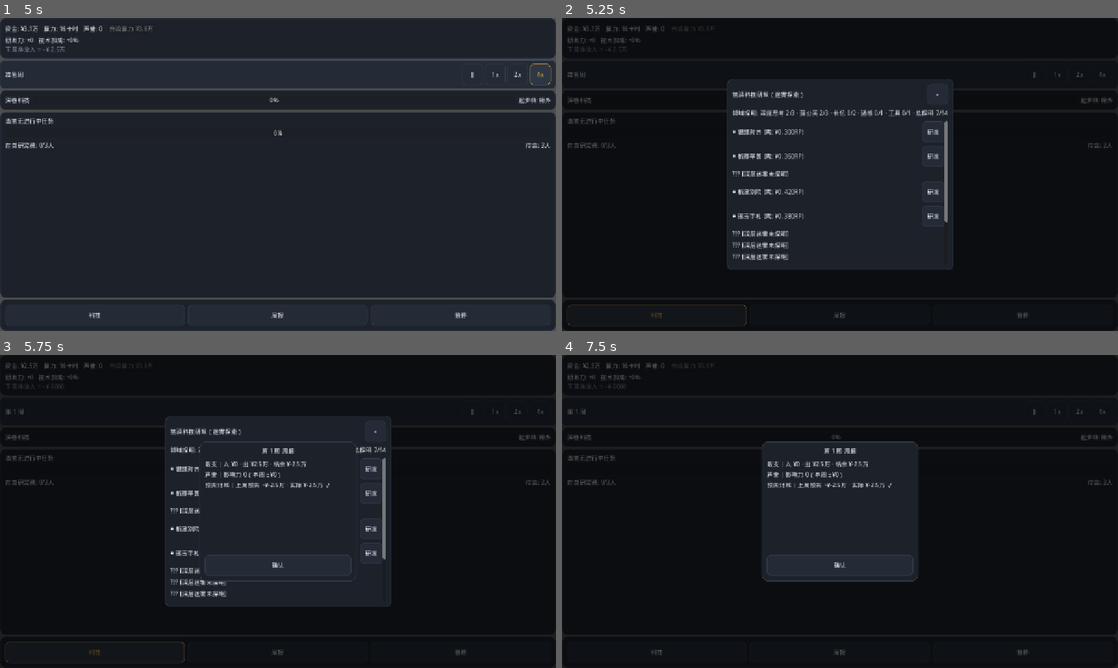
Above: before the commit, frames 1-4 (two rows, left to right).
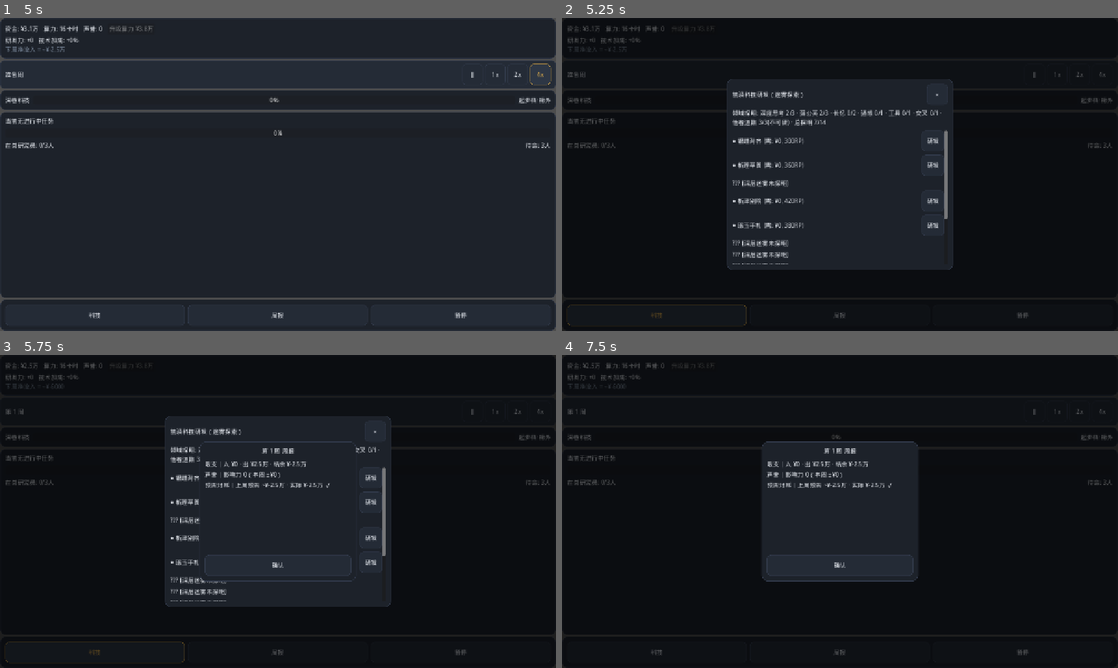
Above: after the commit, the same moments.

Repository: wingsky-1/big-ai-era
Game: Godot game, scene res://src/ui/main/main.tscn
The game is run twice, just before and just after one commit, with the same random seed, the same clock (stepped at 60 frames per second) and the same inputs.
Inputs:
- Up to frame 1 (5 s): click "开始经营" at 0.5 s; click "升级算力 ¥1.9万" at 1.25 s; click "‖" at 2 s; click "1x" at 2.75 s; click "2x" at 3.5 s; click "4x" at 4.25 s
- Up to frame 2 (5.25 s): click "科技" at 5 s
- Up to frame 3 (5.75 s): no input
- Up to frame 4 (7.5 s): click "周报" at 5.75 s; click "暂停" at 6.5 s; click "✕" at 7.25 s

Frame 1 is identical in both runs. In frame 2, 2.5% of the frame differs, in the area x 30-71%, y 19-81%; in frame 3, 1.5%; in frame 4, less than 0.1%.

Commit message:
feat(balance): 科技树口径收口 + 域计数修复（#81）
- 分母单点真源：TechFog.get_domain_totals()（= 实表节点数，与 get_domain_counts
  同源 _nodes_data）；GameWorld.get_domain_progress 的逐域分母改取该源，不再自行统计。
- 域计数 UI 真实化：tech_tree_dialog 汇总行改显全部 7 域（含 crossover/elsewhere），
  非可研域（elsewhere）行注明「不可研」（DR-031/D3 选项 b，分母不改成 11）；
  节点列表的 elsewhere 行显示 ??? 占位并注明不可研；汇总标签开 autowrap（7 域文本变长）。
- L2 数据面补 researchable（domain_flags.researchable）与逐行 domain，L3 不再自判域；
  GameWorld 私有域标志读取收敛为 _domain_flag(domain, flag, default) 单一出口。
- ui_display.json 新增 domain_summary.unresearchable_note（文案外置，L3 零硬编码）。
- 新增 4 个 [T] 用例：test_domain_count_denominator_consistency（GDD §8.1/实表/
  TechFog/L2/UI 五处分母一致）、test_domain_counts_render_real_values（真值随翻雾
  变化，防 X2 恒 0 回归）、test_tech_panel_asserts_correct_domain_keys（域名键与
  domain_enum 一一对应，旧错误域名零命中）、test_each_domain_has_reachable_node
  （P50 供给带上界内 6 可研域各 ≥1 节点可点亮 + TechFog 行为交叉验证）。
- ADR-0014 谓词单点真源（已落/待落分列，②–⑤ 实现归 v0.2 #35，本单不改可研判定语义）。
- GDD §8.1/§8.2 口径行同步（TOTAL_NODES 数据化已落、UI 分母与 elsewhere 注明口径）。

验证：bash scripts/verify.sh 全绿（42 scripts / 228 tests / 12824 asserts / 47.37s）。

Refs #81

Diff:
--- a/src/data/ui_display.json
+++ b/src/data/ui_display.json
@@ -76,6 +76,8 @@
 		"label": "领域探明",
 		"label_separator": ": ",
 		"total_label": "总探明",
-		"separator": " · "
+		"separator": " · ",
+		"unresearchable_note": "不可研",
+		"_comment_unresearchable_note": "DR-031/D3 分母口径 (b)：逐域显示 n/该域实表节点数，非可研域（elsewhere）标注此注记，不把分母改成 11。"
 	}
 }
--- a/src/entities/game_world.gd
+++ b/src/entities/game_world.gd
@@ -259,13 +259,10 @@
 
 
 ## 域进度只读视图（{lit,total} 按域；ADR-0016 决策②：L3 禁读 L4 表）。
+## 分母真源单点 = TechFog.get_domain_totals()（实表节点数），此处不得另行统计。
 func get_domain_progress() -> Dictionary:
 	var counts: Dictionary = tech_fog.get_domain_counts()
-	var nodes: Dictionary = _techs_cfg.get("nodes", {})
-	var totals: Dictionary = {}
-	for node_id: String in nodes:
-		var node_domain: String = str((nodes[node_id] as Dictionary).get("domain", ""))
-		totals[node_domain] = int(totals.get(node_domain, 0)) + 1
+	var totals: Dictionary = tech_fog.get_domain_totals()
 	var labels: Dictionary = _ui_display.get("domain_labels", {})
 	var summary_cfg: Dictionary = _ui_display.get("domain_summary", {})
 	var domains: Array[Dictionary] = []
@@ -282,7 +279,8 @@
 					"label": str(labels.get(domain, domain)),
 					"lit": lit,
 					"total": int(totals.get(domain, 0)),
-					"mainline": _is_mainline_domain(domain),
+					"mainline": _domain_flag(domain, "counts_mainline", true),
+					"researchable": _domain_flag(domain, "researchable", true),
 				}
 			)
 		)
@@ -296,6 +294,7 @@
 			"label_separator": str(summary_cfg.get("label_separator", "")),
 			"total_label": str(summary_cfg.get("total_label", "")),
 			"separator": str(summary_cfg.get("separator", "")),
+			"unresearchable_note": str(summary_cfg.get("unresearchable_note", "")),
 		},
 	}
 
@@ -315,6 +314,7 @@
 					"cost": int(node.get("cost", 0)),
 					"rp_cost": int(node.get("rp_cost", 0)),
 					"parents": node.get("parents", []),
+					"domain": str(node.get("domain", "")),
 					"state": tech_fog.get_state(tech_id),
 				}
 			)
@@ -401,13 +401,13 @@
 	return int(wage_variant) * staff.size()
 
 
-## 域是否计入主线（techs.json domain_flags.counts_mainline；未标注域默认计入）。
-func _is_mainline_domain(domain: String) -> bool:
+## 域标志（techs.json domain_flags.<flag>；未标注域取 default_value）。
+func _domain_flag(domain: String, flag: String, default_value: bool) -> bool:
 	var flags: Dictionary = _techs_cfg.get("domain_flags", {})
 	var row: Variant = flags.get(domain)
 	if row is Dictionary:
-		return bool((row as Dictionary).get("counts_mainline", false))
-	return true
+		return bool((row as Dictionary).get(flag, default_value))
+	return default_value
 
 
 ## 分数文本（精度取 benchmarks.json score_precision；缺失退化为原值文本）。
--- a/src/entities/tech_fog.gd
+++ b/src/entities/tech_fog.gd
@@ -246,6 +246,16 @@
 	return counts
 
 
+## 各域节点总数（分母真源 = 实表节点数，与 get_domain_counts 同源 `_nodes_data`）：
+## DR-031/D3 分母口径 (b)——UI 逐域分母与总分母均由此取值，禁止调用方自行统计。
+func get_domain_totals() -> Dictionary:
+	var totals: Dictionary = {}
+	for node_id: String in _nodes_data:
+		var domain: String = str(_nodes_data[node_id].get("domain", ""))
+		totals[domain] = int(totals.get(domain, 0)) + 1
+	return totals
+
+
 func get_crossover_progress() -> int:
 	return _crossover_progress
 
--- a/src/ui/modals/tech_tree_dialog.gd
+++ b/src/ui/modals/tech_tree_dialog.gd
@@ -23,6 +23,7 @@
 
 func _ready() -> void:
 	ModalSizing.apply(self)
+	domain_summary_label.autowrap_mode = TextServer.AUTOWRAP_WORD_SMART
 	close_btn.pressed.connect(func() -> void: closed.emit())
 	_render()
 
@@ -31,14 +32,27 @@
 	if _world == null:
 		return
 
-	domain_summary_label.text = _build_domain_summary()
+	# 域口径一律经 L2 数据面（ADR-0016 决策②：L3 禁读 L4 数据表）：
+	# progress.domains 同时供汇总行与列表行的"域显示名 + 是否可研"使用。
+	var progress: Dictionary = _world.get_domain_progress()
+	var summary: Dictionary = progress.get("summary", {})
+	var unresearchable_note: String = str(summary.get("unresearchable_note", ""))
+	var domain_meta: Dictionary = {}
+	for domain_variant: Variant in progress.get("domains", []):
+		var domain: Dictionary = domain_variant
+		domain_meta[str(domain.get("id", ""))] = domain
+
+	domain_summary_label.text = _build_domain_summary(progress, unresearchable_note)
 
 	for child in tech_list_vbox.get_children():
 		child.queue_free()
 
-	# 节点元数据与状态一律来自 L2 数据面（ADR-0016 决策②：L3 禁读 L4 数据表）
+	# 节点元数据与状态一律来自 L2 数据面
 	for node_info: Dictionary in _world.get_tech_list_view():
 		var state: String = str(node_info.get("state", TechFog.STATE_HIDDEN))
+		var domain_row: Dictionary = domain_meta.get(str(node_info.get("domain", "")), {})
+		var domain_label: String = str(domain_row.get("label", ""))
+		var researchable: bool = bool(domain_row.get("researchable", true))
 		var item_hbox := HBoxContainer.new()
 		item_hbox.add_theme_constant_override("separation", 10)  # num-ok: 布局间距（表现层）
 
@@ -77,7 +91,14 @@
 				item_hbox.add_child(name_label)
 
 			TechFog.STATE_RUMORED:
-				name_label.text = "? [传闻] " + str(node_info.get("name", ""))
+				if researchable:
+					name_label.text = "? [传闻] " + str(node_info.get("name", ""))
+				else:
+					# 他者道路：显示占位行但注明不可研（DR-031/D3 分母口径 b）
+					name_label.text = (
+						"??? [%s·%s] %s"
+						% [domain_label, unresearchable_note, str(node_info.get("name", ""))]
+					)
 				item_hbox.add_child(name_label)
 
 			_:  # STATE_HIDDEN
@@ -87,31 +108,22 @@
 		tech_list_vbox.add_child(item_hbox)
 
 
-## 域进度行（真值来自 L2 get_domain_progress：逐域 {lit,total} 由技术数据表统计，
-## 不再硬编码域 id 与分母——旧实现显示 architecture/algorithm/infrastructure 三域，
-## 与数据表的 domain_enum 完全不符，属"显示错误值"缺陷）。
-func _build_domain_summary() -> String:
-	var progress: Dictionary = _world.get_domain_progress()
+## 域进度行（真值来自 L2 get_domain_progress：逐域 {lit,total} 与域名由 L2 提供，
+## 分母 = 该域实表节点数，非可研域（elsewhere）标注不可研——旧实现显示
+## architecture/algorithm/infrastructure 三域且分母硬编码 4/5/5，属"显示错误值"缺陷）。
+func _build_domain_summary(progress: Dictionary, unresearchable_note: String) -> String:
 	var summary: Dictionary = progress.get("summary", {})
 	var separator: String = str(summary.get("separator", ""))
 	var parts: Array[String] = []
 	for domain_variant: Variant in progress.get("domains", []):
 		var domain: Dictionary = domain_variant
-		if not bool(domain.get("mainline", false)):
-			continue
-		(
-			parts
-			. append(
-				(
-					"%s %d/%d"
-					% [
-						str(domain.get("label", "")),
-						int(domain.get("lit", 0)),
-						int(domain.get("total", 0)),
-					]
-				)
-			)
+		var row: String = (
+			"%s %d/%d"
+			% [str(domain.get("label", "")), int(domain.get("lit", 0)), int(domain.get("total", 0))]
 		)
+		if not bool(domain.get("researchable", true)):
+			row += "(%s)" % unresearchable_note
+		parts.append(row)
 	var text: String = (
 		str(summary.get("label", ""))
 		+ str(summary.get("label_separator", ""))
--- a/src/ui/modals/tech_tree_dialog.tscn
+++ b/src/ui/modals/tech_tree_dialog.tscn
@@ -41,7 +41,7 @@
 [node name="DomainSummaryLabel" type="Label" parent="MainVBox"]
 unique_name_in_owner = true
 layout_mode = 2
-text = "领域统计: 模型架构 (0/4) | 算法演进 (0/5) | 工程基建 (0/5)"
+text = "领域探明"
 
 [node name="ScrollContainer" type="ScrollContainer" parent="MainVBox"]
 layout_mode = 2
--- a/tests/integration/test_tech_and_staff_panels.gd
+++ b/tests/integration/test_tech_and_staff_panels.gd
@@ -8,6 +8,16 @@
 const MAIN_SCENE: PackedScene = preload("res://src/ui/main/main.tscn")
 const TECH_TREE_SCENE: PackedScene = preload("res://src/ui/modals/tech_tree_dialog.tscn")
 const STAFF_ROSTER_SCENE: PackedScene = preload("res://src/ui/modals/staff_roster_dialog.tscn")
+const TECHS_PATH: String = "res://src/data/techs.json"
+const UI_DISPLAY_PATH: String = "res://src/data/ui_display.json"
+const GDD_PATH: String = "res://docs/gdd/gdd.md"
+
+
+func _open_tech_tree(world: GameWorld) -> TechTreeDialog:
+	var dialog: TechTreeDialog = TECH_TREE_SCENE.instantiate()
+	add_child_autofree(dialog)
+	dialog.setup(world)
+	return dialog
 
 
 func test_tech_tree_dialog_c_plan_features() -> void:
@@ -48,6 +58,205 @@
 	assert_true(has_researchable_item, "开局可研节点应以 '●' 标注并挂载研发按钮")
 
 
+func test_domain_count_denominator_consistency() -> void:
+	# [T] #81 验收点 1：域计数分母三处口径一致（GDD §8.1 表 / 实表 techs.json / UI 汇总行）。
+	var techs: Dictionary = DataLoader.load_json(TECHS_PATH)
+	var nodes: Dictionary = techs.get("nodes", {})
+	var domain_enum: Array = techs.get("domain_enum", [])
+	var total_key: int = int(techs.get("total_nodes", -1))
+	assert_eq(total_key, nodes.size(), "实表：total_nodes 数据键 = 实表节点数")
+	assert_eq(total_key, 14, "实表：MVP 14 节点（DR-031/D3：11 可研 + 3 elsewhere）")
+
+	# 逐域分母 = 该域实表节点数；Σ 逐域分母 = total_nodes（无域外节点、无双真源）。
+	var totals: Dictionary = {}
+	var researchable_count: int = 0
+	var sum_rp_cost: int = 0
+	for node_id: String in nodes:
+		var domain: String = str(nodes[node_id].get("domain", ""))
+		totals[domain] = int(totals.get(domain, 0)) + 1
+		if _domain_researchable(techs, domain):
+			researchable_count += 1
+			sum_rp_cost += int(nodes[node_id].get("rp_cost", 0))
+	var total_sum: int = 0
+	for domain_variant: Variant in domain_enum:
+		var domain: String = str(domain_variant)
+		assert_true(totals.has(domain), "域 %s 必须在实表中有节点" % domain)
+		total_sum += int(totals.get(domain, 0))
+	assert_eq(total_sum, total_key, "Σ 逐域分母 = total_nodes")
+
+	# GDD §8.1 口径行 ↔ 实表：14 = 11 可研 + 3 elsewhere、Σrp_cost 14210、分母口径 n/14。
+	var gdd_section: String = _gdd_section("### 8.1", "### 8.2")
+	assert_false(gdd_section.is_empty(), "GDD 应含 §8.1 全表")
+	assert_string_contains(gdd_section, "14 节点", "GDD §8.1 标题应锚 14 节点口径")
+	assert_string_contains(gdd_section, "11 可研", "GDD §8.1 应写 11 可研")
+	assert_string_contains(gdd_section, "3 elsewhere", "GDD §8.1 应写 3 elsewhere")
+	assert_string_contains(gdd_section, "n/14", "GDD §8.1 应写分母口径 n/14（选项 b）")
+	assert_eq(researchable_count, 11, "实表可研节点 = 11（与 GDD §8.1 一致）")
+	assert_eq(sum_rp_cost, 14210, "Σrp_cost 维持 14210（DR-031/A2 撤销调表）")
+	assert_string_contains(gdd_section, str(sum_rp_cost), "GDD §8.1 应写实算 Σrp_cost=14210")
+	assert_eq(_gdd_table_row_count(gdd_section), domain_enum.size(), "GDD §8.1 域行数 = 域枚举数")
+	var labels: Dictionary = DataLoader.load_json(UI_DISPLAY_PATH).get("domain_labels", {})
+	assert_eq(labels.size(), domain_enum.size(), "UI 域显示名键数 = 域枚举数")
+
+	# L2 数据面：逐域分母与总分母均取自 TechFog 单点真源。
+	var world := GameWorld.new()
+	world.start_new_game()
+	var progress: Dictionary = world.get_domain_progress()
+	assert_eq(progress["domains"].size(), domain_enum.size(), "L2 域行数 = 域枚举数")
+	assert_eq(
+		int(progress["total_nodes"]), world.tech_fog.get_total_nodes(), "L2 总分母 = TechFog 数据键"
+	)
+	assert_eq(int(progress["total_nodes"]), total_key, "L2 总分母 = 实表 total_nodes")
+	var surface_sum: int = 0
+	for domain_variant: Variant in progress["domains"]:
+		var row: Dictionary = domain_variant
+		assert_eq(
+			int(row["total"]), int(totals.get(str(row["id"]), 0)), "L2 域 %s 分母 = 实表节点数" % row["id"]
+		)
+		surface_sum += int(row["total"])
+	assert_eq(surface_sum, total_key, "Σ L2 逐域分母 = 总分母")
+
+	# UI 汇总行：逐域 n/该域分母 + 总 n/14，与 L2 数据面逐字一致。
+	var dialog: TechTreeDialog = _open_tech_tree(world)
+	await get_tree().process_frame
+	await get_tree().process_frame
+	var summary_lbl: Label = dialog.get_node("%DomainSummaryLabel")
+	for domain_variant: Variant in progress["domains"]:
+		var row: Dictionary = domain_variant
+		assert_string_contains(
+			summary_lbl.text,
+			"%s %d/%d" % [row["label"], int(row["lit"]), int(row["total"])],
+			"UI 应显域 %s 的真实 n/分母" % row["id"]
+		)
+	assert_string_contains(summary_lbl.text, "/%d" % total_key, "UI 总分母 = 实表节点数 14")
+
+
+func test_domain_counts_render_real_values() -> void:
+	# [T] #81 验收点 2：域计数 UI 显真实数值，且随迷雾状态变化（防 X2"恒 0/4、0/5、0/5"回归）。
+	var world := GameWorld.new()
+	world.start_new_game()
+	var dialog: TechTreeDialog = _open_tech_tree(world)
+	await get_tree().process_frame
+	await get_tree().process_frame
+	var summary_lbl: Label = dialog.get_node("%DomainSummaryLabel")
+	var opening_text: String = summary_lbl.text
+
+	# 开局真值：4 开局可研节点 + 3 elsewhere 传闻 = 7 探明；分母逐域取实表节点数。
+	assert_string_contains(opening_text, "深度思考 2/3", "开局深度思考应为 2/3（实表 3 节点）")
+	assert_string_contains(opening_text, "蒲公英 2/3", "开局蒲公英应为 2/3（实表 3 节点）")
+	assert_string_contains(opening_text, "长忆 0/2", "开局长忆应为 0/2（实表 2 节点）")
+	assert_string_contains(opening_text, "通感 0/1", "开局通感应为 0/1（实表 1 节点）")
+	assert_string_contains(opening_text, "工具 0/1", "开局工具应为 0/1（实表 1 节点）")
+	assert_string_contains(opening_text, "交叉 0/1", "开局交叉应为 0/1（实表 1 节点）")
+	assert_string_contains(opening_text, "总探明 7/14", "开局总探明 7/14")
+	assert_false(opening_text.contains("0/4"), "不得再显旧硬编码分母 0/4")
+	assert_false(opening_text.contains("0/5"), "不得再显旧硬编码分母 0/5")
+
+	# 翻雾推进（P50 供给带内）后，逐域与总探明数值必须真实变化。
+	world.tech_fog.advance_with_context({"cum_influence": 600})
+	dialog.setup(world)
+	await get_tree().process_frame
+	await get_tree().process_frame
+	var revealed_text: String = summary_lbl.text
+	assert_ne(revealed_text, opening_text, "域计数文本必须随迷雾状态变化（防恒 0 回归）")
+	assert_string_contains(revealed_text, "深度思考 3/3", "翻雾后深度思考 3/3")
+	assert_string_contains(revealed_text, "蒲公英 3/3", "翻雾后蒲公英 3/3")
+	assert_string_contains(revealed_text, "长忆 2/2", "翻雾后长忆 2/2")
+	assert_string_contains(revealed_text, "通感 1/1", "翻雾后通感 1/1")
+	assert_string_contains(revealed_text, "工具 1/1", "翻雾后工具 1/1")
+	assert_string_contains(revealed_text, "交叉 1/1", "翻雾后交叉 1/1")
+	assert_string_contains(revealed_text, "总探明 14/14", "翻雾后总探明 14/14")
+
+	# UI 文本与 L2 数据面逐行一致（数值非 UI 自算）。
+	var progress: Dictionary = world.get_domain_progress()
+	for domain_variant: Variant in progress["domains"]:
+		var row: Dictionary = domain_variant
+		assert_string_contains(
+			revealed_text,
+			"%s %d/%d" % [row["label"], int(row["lit"]), int(row["total"])],
+			"UI 域 %s 数值必须与 L2 数据面一致" % row["id"]
+		)
+
+
+func test_tech_panel_asserts_correct_domain_keys() -> void:
+	# [T] #81 验收点 3：面板域名键必须与实表 domain_enum 一一对应（修 F4 假绿测试）。
+	var world := GameWorld.new()
+	world.start_new_game()
+	var dialog: TechTreeDialog = _open_tech_tree(world)
+	await get_tree().process_frame
+	await get_tree().process_frame
+	var summary_lbl: Label = dialog.get_node("%DomainSummaryLabel")
+
+	var techs: Dictionary = DataLoader.load_json(TECHS_PATH)
+	var labels: Dictionary = DataLoader.load_json(UI_DISPLAY_PATH).get("domain_labels", {})
+	for domain_variant: Variant in techs.get("domain_enum", []):
+		var domain: String = str(domain_variant)
+		var label: String = str(labels.get(domain, domain))
+		assert_string_contains(summary_lbl.text, label, "UI 应显实表域 %s 的显示名 %s" % [domain, label])
+
+	# 旧实现断言的三个错误域名在 techs.json 中不存在，UI 与测试都不得再出现。
+	for bogus: String in ["模型架构", "算法演进", "工程基建", "architecture", "algorithm", "infrastructure"]:
+		assert_false(summary_lbl.text.contains(bogus), "UI 不得再显不存在域名 %s" % bogus)
+
+	# elsewhere：显示但注明不可研（分母口径 b，不把分母改成 11）。
+	var progress: Dictionary = world.get_domain_progress()
+	var elsewhere_row: Dictionary = {}
+	for domain_variant: Variant in progress["domains"]:
+		if str(domain_variant["id"]) == "elsewhere":
+			elsewhere_row = domain_variant
+	assert_false(elsewhere_row.is_empty(), "L2 数据面必须含 elsewhere 行（显示但不可研）")
+	assert_false(bool(elsewhere_row["researchable"]), "elsewhere researchable 必须为 false")
+	assert_false(bool(elsewhere_row["mainline"]), "elsewhere 不计入主干")
+	assert_eq(int(elsewhere_row["total"]), 3, "elsewhere 分母 = 3（实表节点数）")
+	assert_string_contains(summary_lbl.text, "他者道路", "elsewhere 必须显示")
+	assert_string_contains(summary_lbl.text, "(不可研)", "elsewhere 必须注明不可研")
+
+	# 节点列表：3 个 elsewhere 节点各有一行 ??? 占位并注明不可研。
+	var list_vbox: VBoxContainer = dialog.get_node("%TechListVBox")
+	var unresearchable_rows: int = 0
+	for child in list_vbox.get_children():
+		var hbox := child as HBoxContainer
+		if hbox == null or hbox.get_child_count() == 0:
+			continue
+		var lbl := hbox.get_child(0) as Label
+		if lbl != null and lbl.text.contains("不可研"):
+			unresearchable_rows += 1
+	assert_eq(unresearchable_rows, 3, "elsewhere 3 节点应各有一行注明不可研")
+
+
+func _domain_researchable(techs: Dictionary, domain: String) -> bool:
+	var flags: Dictionary = techs.get("domain_flags", {})
+	var row: Variant = flags.get(domain)
+	if row is Dictionary:
+		return bool((row as Dictionary).get("researchable", true))
+	return true
+
+
+## 截取 GDD 指定小节文本（含起止标记之间内容）。
+func _gdd_section(start_marker: String, end_marker: String) -> String:
+	var text: String = FileAccess.get_file_as_string(GDD_PATH)
+	var start: int = text.find(start_marker)
+	if start < 0:
+		return ""
+	var end: int = text.find(end_marker, start)
+	if end < 0:
+		return text.substr(start)
+	return text.substr(start, end - start)
+
+
+## GDD 表格数据行数（去掉表头与分隔行）。
+func _gdd_table_row_count(section: String) -> int:
+	var count: int = 0
+	for line: String in section.split("\n"):
+		var trimmed: String = line.strip_edges()
+		if not trimmed.begins_with("|"):
+			continue
+		if trimmed.contains("---") or trimmed.begins_with("| 域"):
+			continue
+		count += 1
+	return count
+
+
 func test_staff_roster_dialog_slot_assignment_ui() -> void:
 	var world := GameWorld.new()
 	world.start_new_game()
--- a/tests/unit/test_tech_fog.gd
+++ b/tests/unit/test_tech_fog.gd
@@ -185,6 +185,22 @@
 	assert_eq(domain_counts.get("synesthesia", 0), 0)
 	assert_eq(domain_counts.get("crossover", 0), 0)
 
+	# 分母真源单点（#81）：get_domain_totals 与探明数同源 `_nodes_data`，
+	# Σ 逐域分母 = 节点总数数据键；逐域分母 = 该域实表节点数。
+	var domain_totals: Dictionary = _fog.get_domain_totals()
+	assert_eq(domain_totals.size(), 7, "分母真源应覆盖 7 个域")
+	var total_sum: int = 0
+	for domain: String in domain_totals:
+		total_sum += int(domain_totals[domain])
+	assert_eq(total_sum, _fog.get_total_nodes(), "Σ 逐域分母 = 节点总数（单点真源）")
+	assert_eq(int(domain_totals.get("deep_thought", 0)), 3)
+	assert_eq(int(domain_totals.get("dandelion", 0)), 3)
+	assert_eq(int(domain_totals.get("long_memory", 0)), 2)
+	assert_eq(int(domain_totals.get("synesthesia", 0)), 1)
+	assert_eq(int(domain_totals.get("tool_use", 0)), 1)
+	assert_eq(int(domain_totals.get("crossover", 0)), 1)
+	assert_eq(int(domain_totals.get("elsewhere", 0)), 3)
+
 	# 触发翻态测试信号
 	_fog.advance(200)
 	assert_signal_emitted(_fog, "fog_changed")
--- a/tests/unit/test_techs_data.gd
+++ b/tests/unit/test_techs_data.gd
@@ -5,6 +5,9 @@
 ## 覆盖 issue #8 验收点：
 ## 1. 表完整性断言：14 节点全量/parents 边/fog_gate/domain 7 值枚举核对
 ## 2. 数值区间断言：Σ(rp_cost+域门槛)∈[10k,20k] 警戒带断言（早期 300–420/中继 550/后期 1300–2700/交叉 2400）
+## issue #81 追加：每域可达性（RK-08 / M-2）——P50 供给带下每个可研域 ≥1 节点可点亮。
+
+const ASSERTION_BOUNDS_PATH: String = "res://src/data/assertion_bounds.json"
 
 var _techs_data: Dictionary
 
@@ -118,3 +121,164 @@
 
 	# 交叉门槛：2400
 	assert_eq(int(nodes["mirror_mind"]["rp_cost"]), 2400, "mirror_mind rp_cost=2400")
+
+
+func test_each_domain_has_reachable_node() -> void:
+	# [T] #81 验收点 4（RK-08 硬约束 / DR-031 M-2）：P50 供给带下每个可研域 ≥1 节点可点亮。
+	# 口径：节点的"点亮成本"= 其依赖闭包（parents 全 lit 的传递闭包）rp_cost 之和
+	# + 交叉节点的主干前置（crossover_count 最省主干集），预算 = P50 供给带上界
+	# （读 assertion_bounds.json，禁硬编码）。判定后用 TechFog 真跑一遍交叉验证。
+	var nodes: Dictionary = _techs_data.get("nodes", {})
+	var budget: int = _p50_supply_max()
+	assert_true(budget > 0, "P50 供给带上界必须就位且为正")
+
+	var checked_domains: int = 0
+	for domain_variant: Variant in _techs_data.get("domain_enum", []):
+		var domain: String = str(domain_variant)
+		if not _domain_researchable(domain):
+			continue
+		checked_domains += 1
+
+		var best_id: String = ""
+		var best_cost: int = -1
+		var best_plan: Dictionary = {}
+		for node_id: String in nodes:
+			if str(nodes[node_id].get("domain", "")) != domain:
+				continue
+			var plan: Dictionary = _lit_plan(nodes, node_id)
+			var cost: int = _plan_cost(nodes, plan) + int(nodes[node_id].get("rp_cost", 0))
+			if best_id == "" or cost < best_cost:
+				best_id = node_id
+				best_cost = cost
+				best_plan = plan
+
+		assert_ne(best_id, "", "可研域 %s 必须至少 1 个节点" % domain)
+		assert_true(
+			best_cost <= budget,
+			"域 %s 最省点亮成本 %d 必须 ≤ P50 供给上界 %d（否则该域不可达）" % [domain, best_cost, budget]
+		)
+
+		# 行为交叉验证：按最省计划点亮前置后，TechFog 必须真的把该节点升为 researchable。
+		var fog: TechFog = TechFog.new()
+		fog.advance_with_context({"cum_influence": budget})
+		for lit_id: String in best_plan:
+			fog.set_lit(lit_id)
+		assert_eq(
+			fog.get_state(best_id),
+			TechFog.STATE_RESEARCHABLE,
+			"域 %s 节点 %s 在 P50 供给内必须真的可研" % [domain, best_id]
+		)
+
+	assert_eq(checked_domains, 6, "可研域应为 6 个（深思/蒲公英/长忆/通感/器用/交叉）")
+
+	# elsewhere（他者道路）：显示但不可研——unlock=never + domain_flags.researchable=false。
+	var flags: Dictionary = _techs_data.get("domain_flags", {})
+	var elsewhere_flags: Variant = flags.get("elsewhere", {})
+	assert_true(elsewhere_flags is Dictionary, "elsewhere 必须有域标志行")
+	assert_false(
+		bool((elsewhere_flags as Dictionary).get("researchable", true)), "elsewhere 域必须不可研"
+	)
+	var elsewhere_nodes: int = 0
+	for node_id: String in nodes:
+		if str(nodes[node_id].get("domain", "")) != "elsewhere":
+			continue
+		elsewhere_nodes += 1
+		assert_eq(
+			str(nodes[node_id].get("unlock", {}).get("predicate", "")),
+			"never",
+			"elsewhere 节点 %s 解锁谓词必须为 never" % node_id
+		)
+	assert_eq(elsewhere_nodes, 3, "elsewhere 占位节点必须为 3（DR-031/D-1：14 = 11 + 3）")
+
+
+## P50 供给带上界（assertion_bounds.json.v6_tech_lit_distribution.supply_band_rp_max）。
+func _p50_supply_max() -> int:
+	var bounds: Dictionary = DataLoader.load_json(ASSERTION_BOUNDS_PATH)
+	var band: Variant = DataLoader.require_key(
+		bounds, "v6_tech_lit_distribution", ASSERTION_BOUNDS_PATH
+	)
+	assert_true(band is Dictionary, "assertion_bounds 应含 v6_tech_lit_distribution")
+	if not (band is Dictionary):
+		return 0
+	var supply_max: Variant = DataLoader.require_key(
+		band, "supply_band_rp_max", ASSERTION_BOUNDS_PATH
+	)
+	assert_true(supply_max != null, "供给带上界缺键（ADR-0013 零默认值纪律）")
+	return int(supply_max) if supply_max != null else 0
+
+
+## 域是否可研（domain_flags.researchable；未标注域默认可研）。
+func _domain_researchable(domain: String) -> bool:
+	var flags: Dictionary = _techs_data.get("domain_flags", {})
+	var row: Variant = flags.get(domain)
+	if row is Dictionary:
+		return bool((row as Dictionary).get("researchable", true))
+	return true
+
+
+## 域是否计入主干（domain_flags.counts_mainline；未标注域默认计入）。
+func _is_mainline_domain(domain: String) -> bool:
+	var flags: Dictionary = _techs_data.get("domain_flags", {})
+	var row: Variant = flags.get(domain)
+	if row is Dictionary:
+		return bool((row as Dictionary).get("counts_mainline", true))
+	return true
+
+
+## 点亮 node_id 所需的前置集合（不含 node_id 自身）：parents 闭包 + 交叉主干前置。
+func _lit_plan(nodes: Dictionary, node_id: String) -> Dictionary:
+	var plan: Dictionary = {}
+	for parent: Variant in nodes[node_id].get("parents", []):
+		_add_parent_closure(nodes, str(parent), plan)
+
+	var unlock: Dictionary = nodes[node_id].get("unlock", {})
+	if str(unlock.get("predicate", "")) == "crossover_count":
+		var params: Dictionary = unlock.get("params", {})
+		var required: int = int(params.get("required_lit_count", 0))
+		while _mainline_count(nodes, plan) < required:
+			var pick: String = _cheapest_mainline_marginal(nodes, plan)
+			if pick == "":
+				break
+			_add_parent_closure(nodes, pick, plan)
+	return plan
+
+
+func _add_parent_closure(nodes: Dictionary, node_id: String, acc: Dictionary) -> void:
+	if acc.has(node_id) or not nodes.has(node_id):
+		return
+	acc[node_id] = true
+	for parent: Variant in nodes[node_id].get("parents", []):
+		_add_parent_closure(nodes, str(parent), acc)
+
+
+func _plan_cost(nodes: Dictionary, plan: Dictionary) -> int:
+	var total: int = 0
+	for node_id: String in plan:
+		total += int(nodes[node_id].get("rp_cost", 0))
+	return total
+
+
+func _mainline_count(nodes: Dictionary, acc: Dictionary) -> int:
+	var count: int = 0
+	for node_id: String in acc:
+		if _is_mainline_domain(str(nodes[node_id].get("domain", ""))):
+			count += 1
+	return count
+
+
+## 当前未点亮集合中，使主干数 +1 且边际成本最小的节点（构造性上界，不求全局最优）。
+func _cheapest_mainline_marginal(nodes: Dictionary, acc: Dictionary) -> String:
+	var best_id: String = ""
+	var best_cost: int = -1
+	for node_id: String in nodes:
+		if acc.has(node_id):
+			continue
+		if not _is_mainline_domain(str(nodes[node_id].get("domain", ""))):
+			continue
+		var probe: Dictionary = acc.duplicate()
+		_add_parent_closure(nodes, node_id, probe)
+		var marginal: int = _plan_cost(nodes, probe) - _plan_cost(nodes, acc)
+		if best_id == "" or marginal < best_cost:
+			best_id = node_id
+			best_cost = marginal
+	return best_id
Not shown, added: docs/adr/0014-predicate-single-source-of-truth.md
Not shown, changed: docs/gdd/gdd.md
